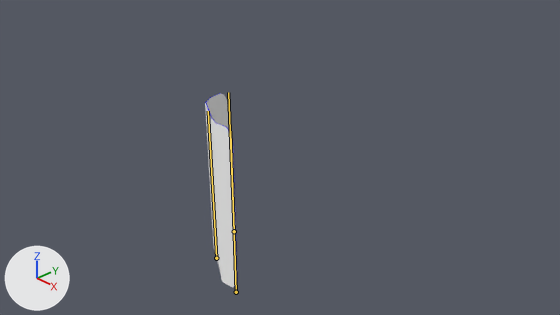
Two versions of the Blender file Assets/Meshes/card.blend, one commit apart.
Rendered twice from the file's camera 'Camera'. Arrows for +X, +Y and +Z are at lower left; the lights stay in place. Both versions are drawn at frame 40 of the action 'SideFlip'; the numbers are the values there. The bones that bend it are drawn over the model as lines.

Objects in the first picture: 'Card'.
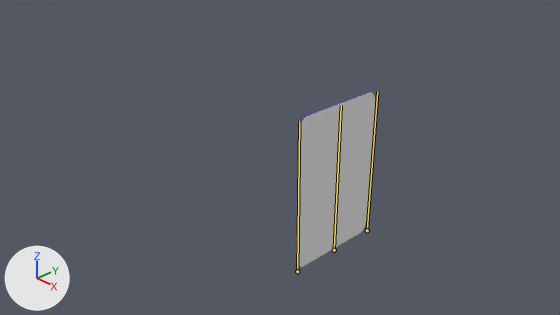
Commit message: Card flip looks better now

The change, as a list of edits to the scene's bpy script:
```text
Change bone_leftedge:
    where bone_leftedge = bpy.data.objects['Armature'].pose.bones['LeftEdge']
    bone_leftedge.location: (1.679, 0.0, 1.2) -> (2.0, 0.0, 0.0)
    bone_leftedge.rotation_quaternion: (-0.003, -0.024, 0.999, -0.023) -> (1.0, 0.0, 1.0, 0.0)  # degrees (3, -180, 3) -> degrees (0, 90, 0)
Change bone_rightedge:
    where bone_rightedge = bpy.data.objects['Armature'].pose.bones['RightEdge']
    bone_rightedge.location: (-1.829, 0.0, 0.0) -> (0.0, 0.0, -2.0)
    bone_rightedge.rotation_quaternion: (0.648, 0.0, 0.761, 0.0) -> (1.0, 0.0, 1.0, 0.0)  # degrees (0, 99, 0) -> degrees (0, 90, 0)
Change bone_center:
    where bone_center = bpy.data.objects['Armature'].pose.bones['Center']
    bone_center.location: (-0.357, 0.0, 0.822) -> (1.0, 0.0, -1.0)
    bone_center.rotation_quaternion: (0.251, 0.0, 0.968, 0.0) -> (1.0, 0.0, 1.0, 0.0)  # degrees (0, 151, 0) -> degrees (0, 90, 0)
```

Boxes (x1, y1, x2, y2) around the edits, measured in the pictures (560 x 315 px):
'Card', posed (135% wider, 10% shorter): before (205, 93, 238, 287); after (296, 92, 375, 267)
bone 'LeftEdge', root to tip: before (236, 292) to (230, 131); after (297, 271) to (299, 121)
bone 'RightEdge', root to tip: before (234, 231) to (228, 92); after (367, 230) to (377, 91)
bone 'Center', root to tip: before (216, 258) to (208, 111); after (334, 250) to (341, 105)
